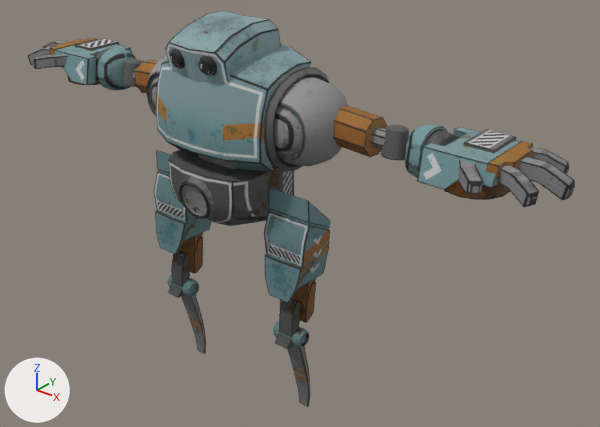
A saved change to the glTF model assets/models/mechs/Mike.glb.
Both versions are drawn from a 50 mm camera at (6.86, -7.05, 7.58) aimed at (0.62, 0.74, 2.75). The lights are fixed; the arrows at lower left show +X, +Y and +Z. The first picture is the older version.

In view in the first picture: 'Mike'.
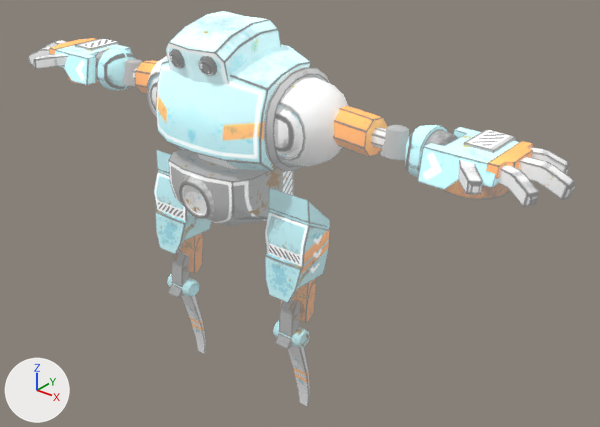
Edits to the bpy script that builds the scene:
```text
Add img_mike_texture_png:
    img_mike_texture_png = load_image('Mike_Texture.png', 'Mike_Texture.png', 512, 512, 'sRGB')
Change mat_mike_texture:
    remove # nodes: BsdfPrincipled, OutputMaterial, TexImage
    remove # uses the picture img_mike_texture
    nodes: BsdfPrincipled, Mix, OutputMaterial, TexImage
    colours: white #ffffff
    uses the picture img_mike_texture_png
```

Boxes [x1, y1, x2, y2] around the edits, measured in the pictures (600 x 427 px):
'Mike', surface changed (lighter): [28, 11, 575, 407] in both
